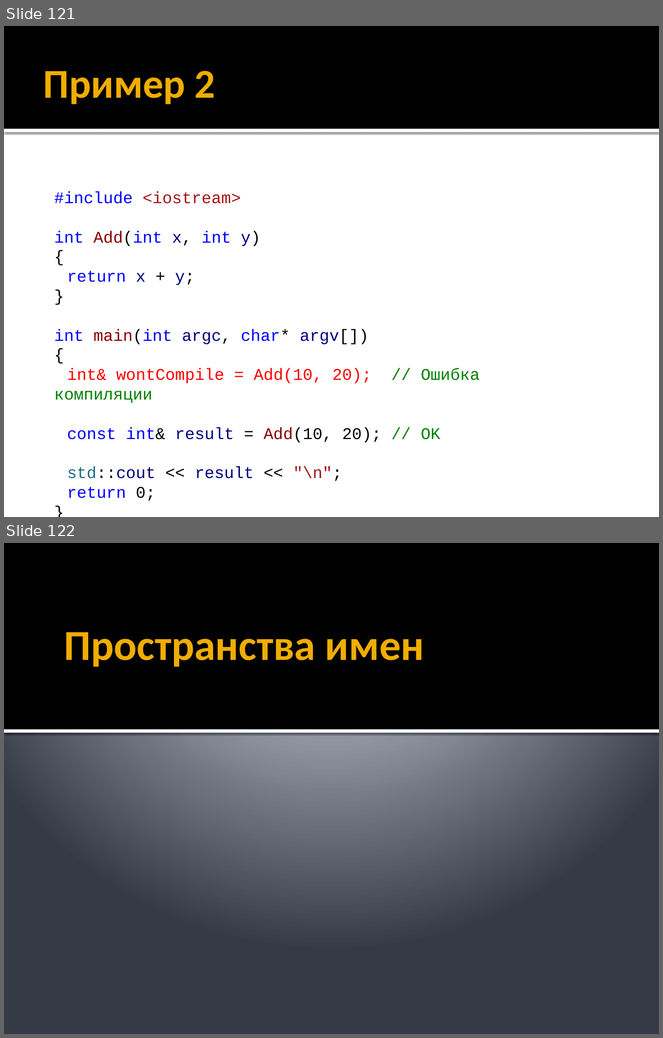
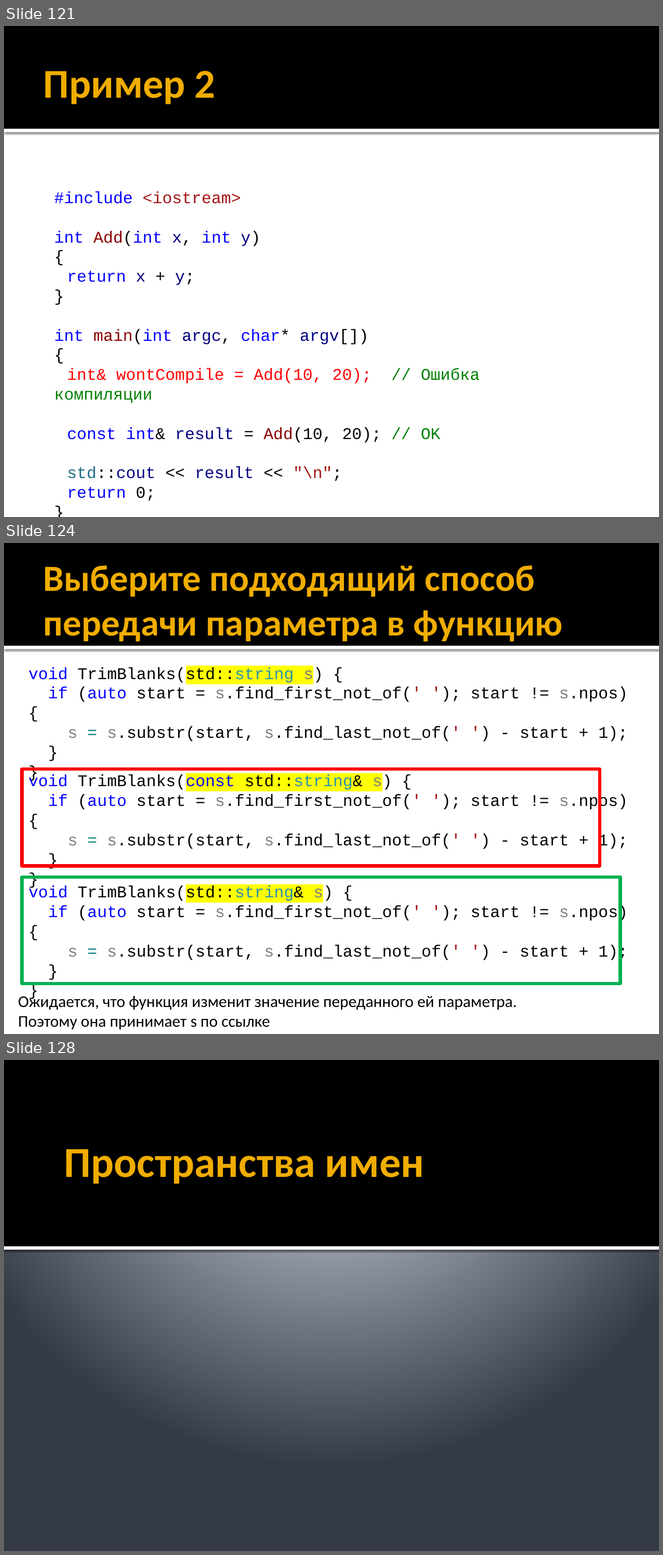
Before and after one commit to alexey-malov/oop, a slide deck: lectures/01/Синтаксис C++.pptx. Shown one above the other, each under a label of ours: slides 121 and 122 before the commit, slides 121, 124 and 128 after it; the slides between them are not shown. The pictures are 663x1038 and 663x1555 pixels, drawn with LibreOffice and Linux fonts; fonts in the diff are those of the drawing. Boxes give left, top, right and bottom in pixels: in the first picture for what was removed or moved away, otherwise in the second. Text is boxed around its words. In the diff, an @@ line names an element or a change of style, - is before the commit and + after.

```diff
--- a/lectures/01/Синтаксис C++.pptx
+++ b/lectures/01/Синтаксис C++.pptx
@@ slide 124 added at [4,543,659,1034], background #FFFFFF; not listed: 2 template elements that a slide beside it also shows @@
@@ title added at [44,565,563,642], 40.5 pt, text #F0AD00, bold @@
+Выберите подходящий способ передачи параметра в функцию
@@ text added at [28,667,628,742], 18 pt, text #000000 @@
+void TrimBlanks(std::string s) {
+if (auto start = s.find_first_not_of(' '); start != s.npos) {
+s = s.substr(start, s.find_last_not_of(' ') - start + 1);
+}
+}
@@ rectangle added at [22,769,600,866], outline #FF0000 3.78 pt @@
@@ text added at [28,775,628,850], 18 pt, text #000000 @@
+void TrimBlanks(const std::string& s) {
+if (auto start = s.find_first_not_of(' '); start != s.npos) {
+s = s.substr(start, s.find_last_not_of(' ') - start + 1);
+}
+}
@@ rectangle added at [22,877,621,984], outline #00B050 3.78 pt @@
@@ text added at [28,886,628,962], 18 pt, text #000000 @@
+void TrimBlanks(std::string& s) {
+if (auto start = s.find_first_not_of(' '); start != s.npos) {
+s = s.substr(start, s.find_last_not_of(' ') - start + 1);
+}
+}
@@ text added at [18,994,517,1030], 18 pt, text #000000 @@
+Ожидается, что функция изменит значение переданного ей параметра.
+Поэтому она принимает s по ссылке
@@ what was slide 122 is now slide 128 @@
```
Also in this commit, not shown: 5 other slides added, 30 other files.
